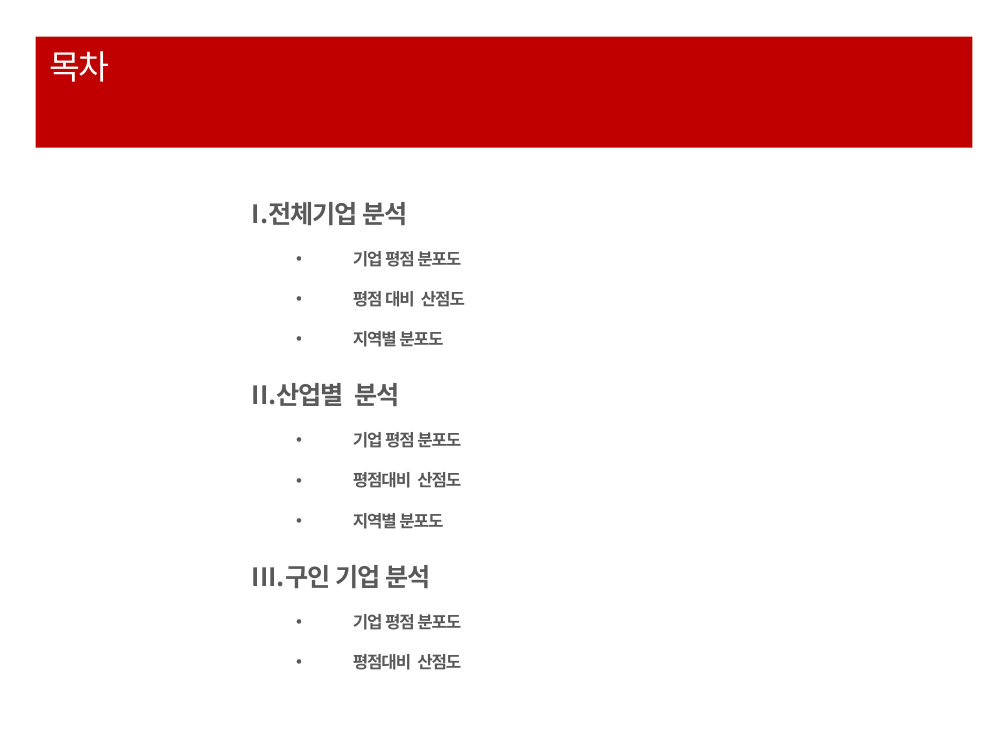
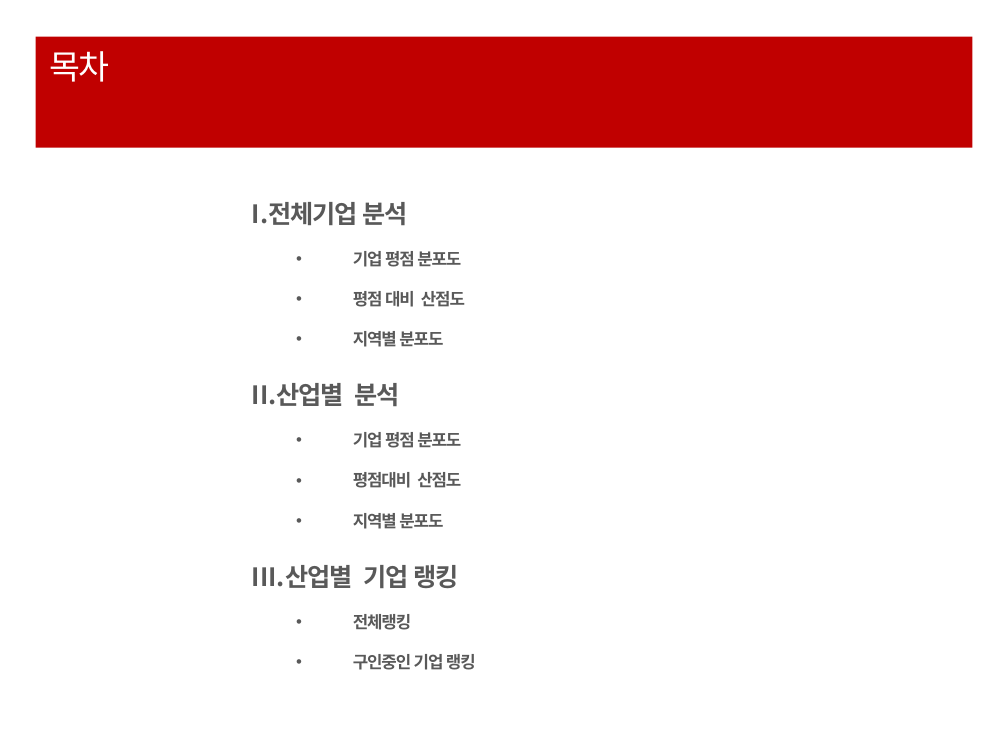
Before and after one commit to ParkHwan/R-studio, a slide deck: slide 2 of project/발표용(이경재) ppt.pptx. Drawn at 1008x756 pixels with LibreOffice and Linux fonts; fonts in the diff are those of the drawing. Boxes give left, top, right and bottom in pixels: in the first picture for what was removed or moved away, otherwise in the second. Text is boxed around its words. In the diff, an @@ line names an element or a change of style, - is before the commit and + after.

```diff
--- a/project/발표용(이경재) ppt.pptx
+++ b/project/발표용(이경재) ppt.pptx
@@ text at <box>252,565,476,670</box>: text changed @@
-III. 구인 기업 분석
-    • 기업 평점 분포도
-    • 평점대비 산점도
+III. 산업별 기업 랭킹
+    • 전체랭킹
+    • 구인중인 기업 랭킹
```
Also in this commit, not shown: 5 other slides changed, 24 slides added, 1 slide removed, 48 other files.
